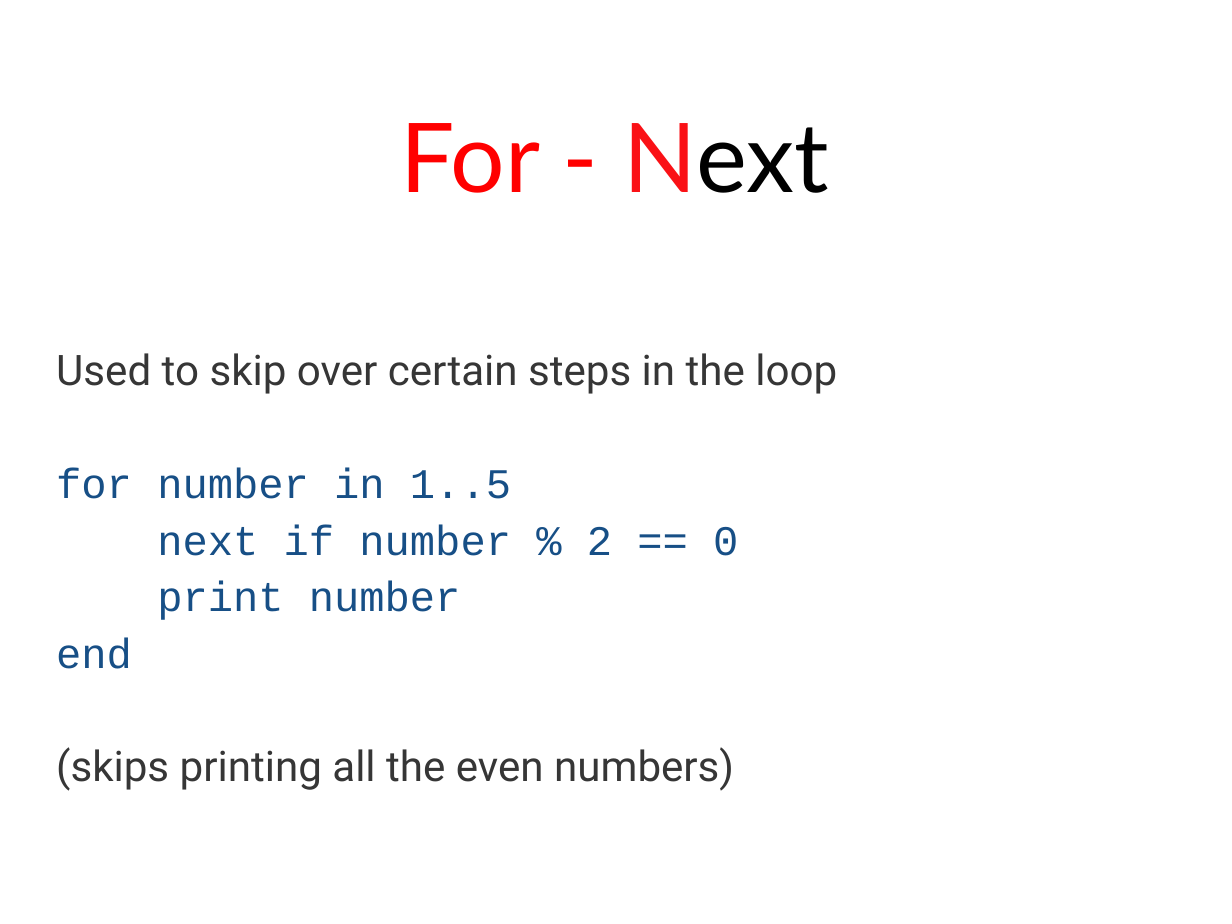
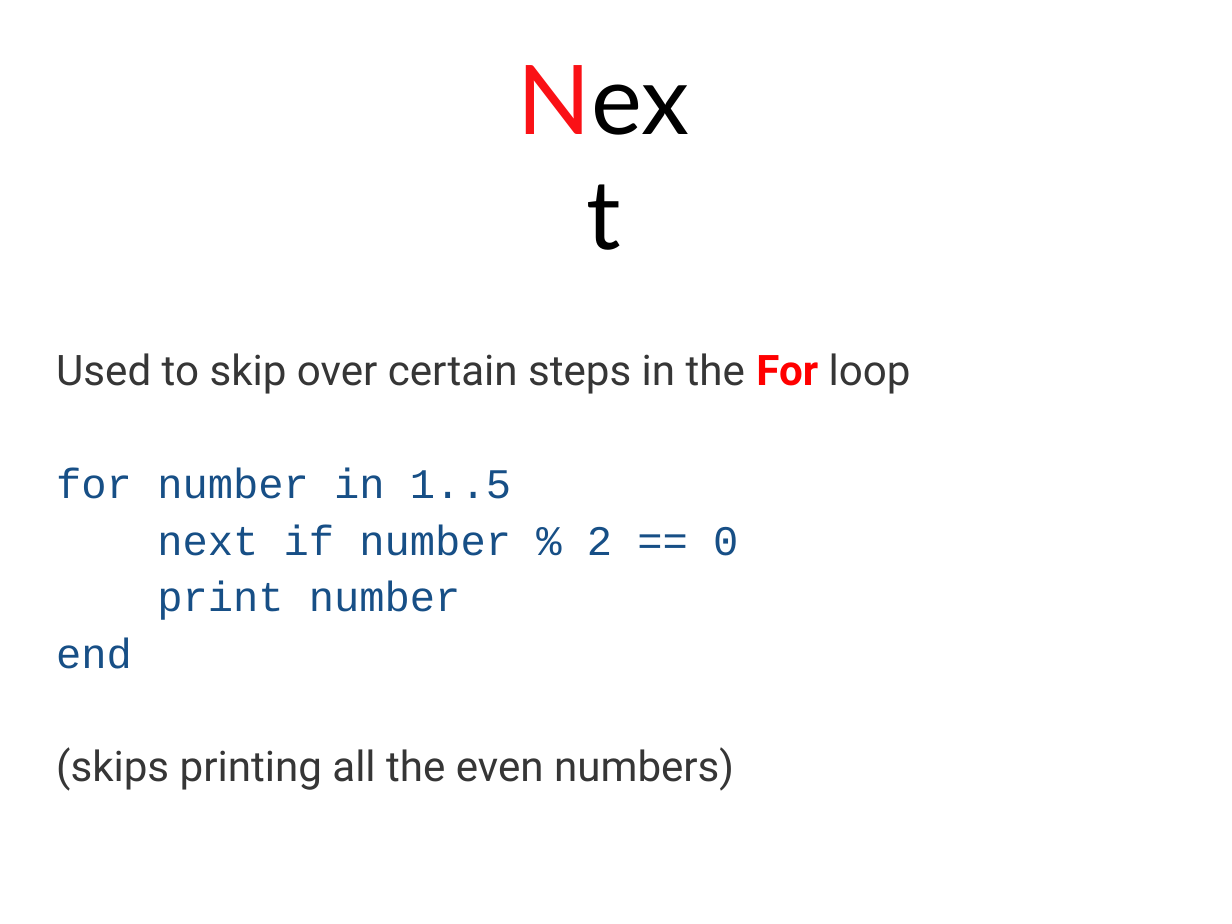
Before and after one commit to stephlaf/P4E, a slide deck: slide 7 of Presentations/Presentations Power Point/03_Looping.pptx. Drawn at 1232x924 pixels with LibreOffice and Linux fonts; fonts in the diff are those of the drawing. Boxes give left, top, right and bottom in pixels: in the first picture for what was removed or moved away, otherwise in the second. Text is boxed around its words. In the diff, an @@ line names an element or a change of style, - is before the commit and + after.

```diff
--- a/Presentations/Presentations Power Point/03_Looping.pptx
+++ b/Presentations/Presentations Power Point/03_Looping.pptx
@@ text at [400, 123, 829, 193]: text changed; text colour #FF0000 to #000000 @@
-For - Next
+Next
@@ text at [56, 353, 911, 394]: text changed @@
-Used to skip over certain steps in the loop
+Used to skip over certain steps in the For loop
```
Also in this commit, not shown: 1 other file.
